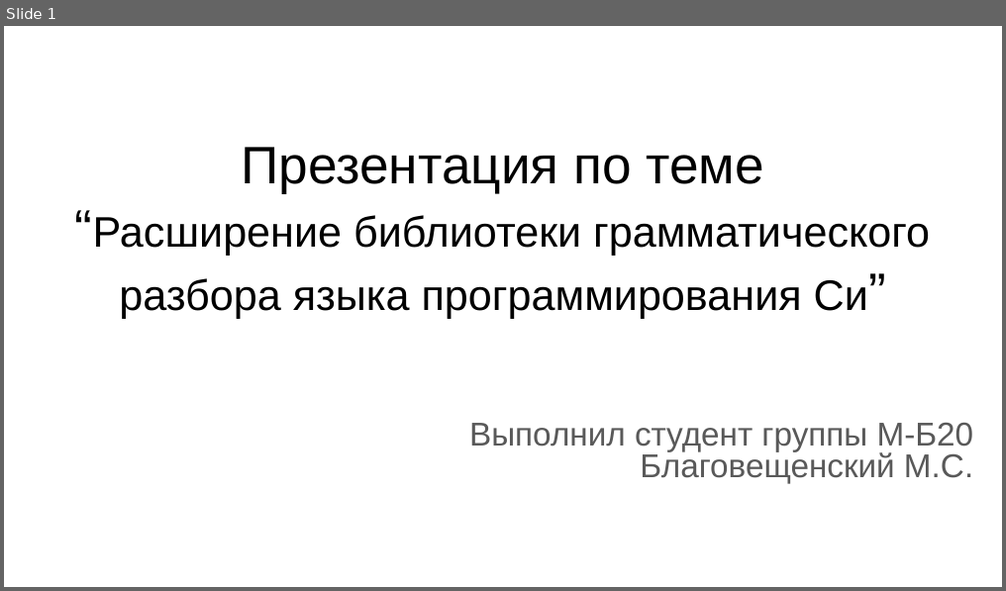
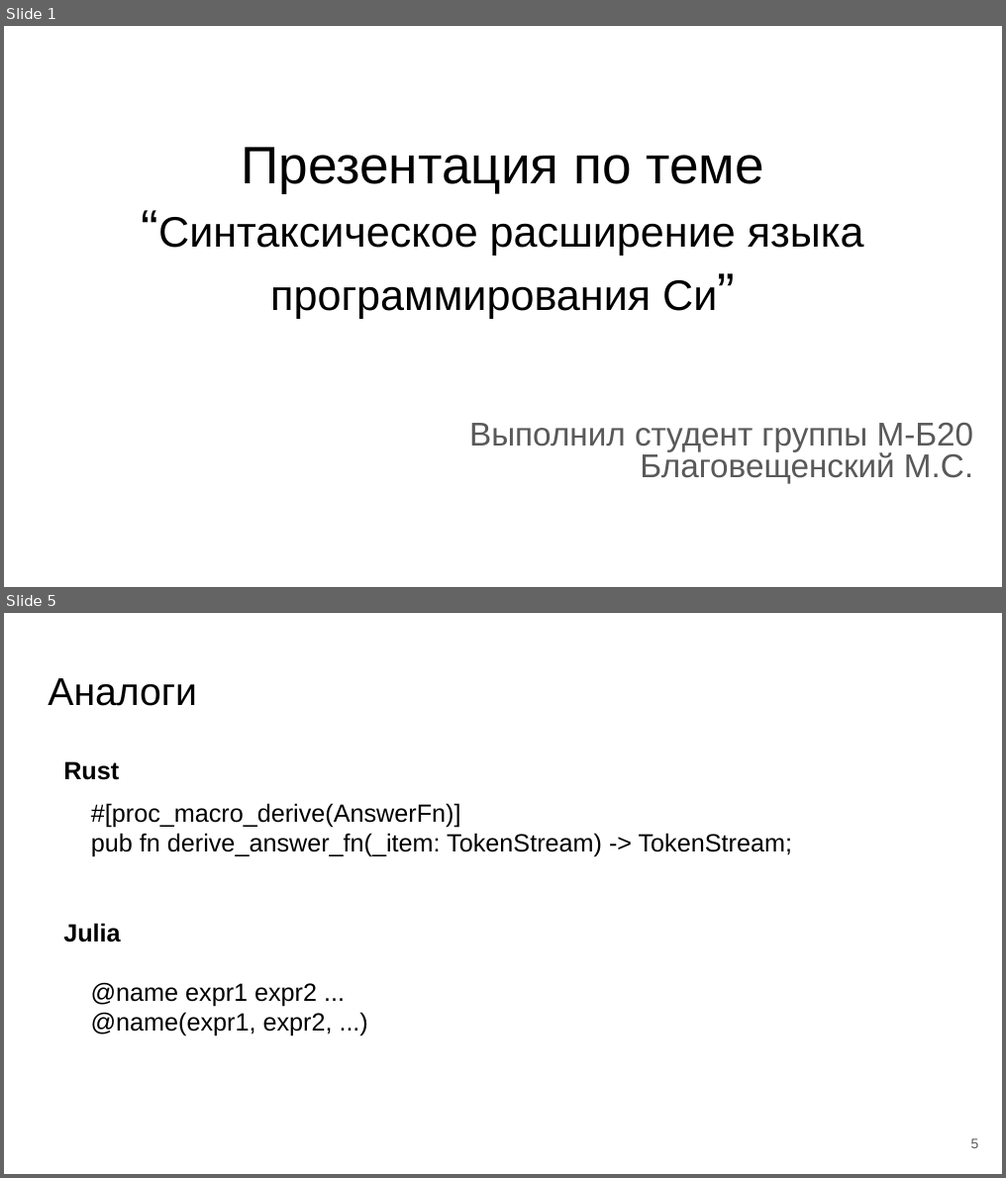
Before and after one commit to m-blg/bach-vkr, a slide deck: extra/Презентация по теме “Грамматический разбор языка Си”.odp. Shown one above the other, each under a label of ours: slide 1 before the commit, slides 1 and 5 after it; the slides between them are not shown. The pictures are 1006x591 and 1006x1178 pixels, drawn with LibreOffice and Linux fonts; fonts in the diff are those of the drawing. Boxes give left, top, right and bottom in pixels: in the first picture for what was removed or moved away, otherwise in the second. Text is boxed around its words. In the diff, an @@ line names an element or a change of style, - is before the commit and + after.

```diff
--- a/extra/Презентация по теме “Грамматический разбор языка Си”.odp
+++ b/extra/Презентация по теме “Грамматический разбор языка Си”.odp
@@ slide 5 added at (4,613,1002,1174), background #FFFFFF @@
@@ title added at (48,678,197,706), 28 pt, text #000000 @@
+Аналоги
@@ text added at (63,761,119,780), 18 pt, text #000000, bold @@
+Rust
@@ text added at (91,803,792,858), 18 pt, text #000000 @@
+#[proc_macro_derive(AnswerFn)]
+pub fn derive_answer_fn(_item: TokenStream) -> TokenStream;
@@ text added at (63,923,120,943), 18 pt, text #000000, bold @@
+Julia
@@ text added at (91,982,333,1037), 18 pt, text #000000 @@
+@name expr1 expr2 ...
+@name(expr1, expr2, ...)
@@ page number added at (971,1139,979,1149), 10 pt, text #595959 @@
+5
@@ slide 1 changed as well @@
@@ title at (158,147,864,319): text changed @@
-Презентация по теме
-“Расширение библиотеки грамматического разбора языка программирования Си”
+Презентация по теме
+“Синтаксическое расширение языка программирования Си”
```
Also in this commit, not shown: 1 other slide changed, 10 other slides added, 10 slides removed, 37 other files.
